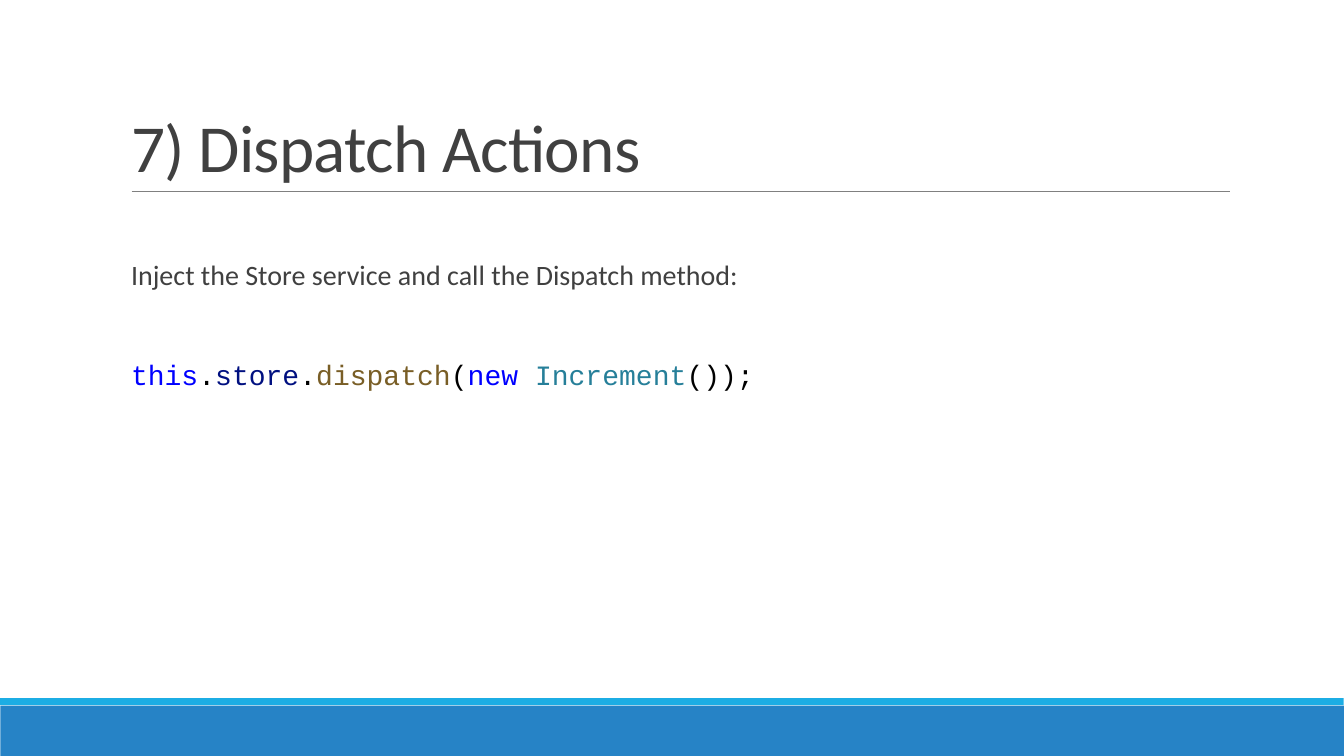
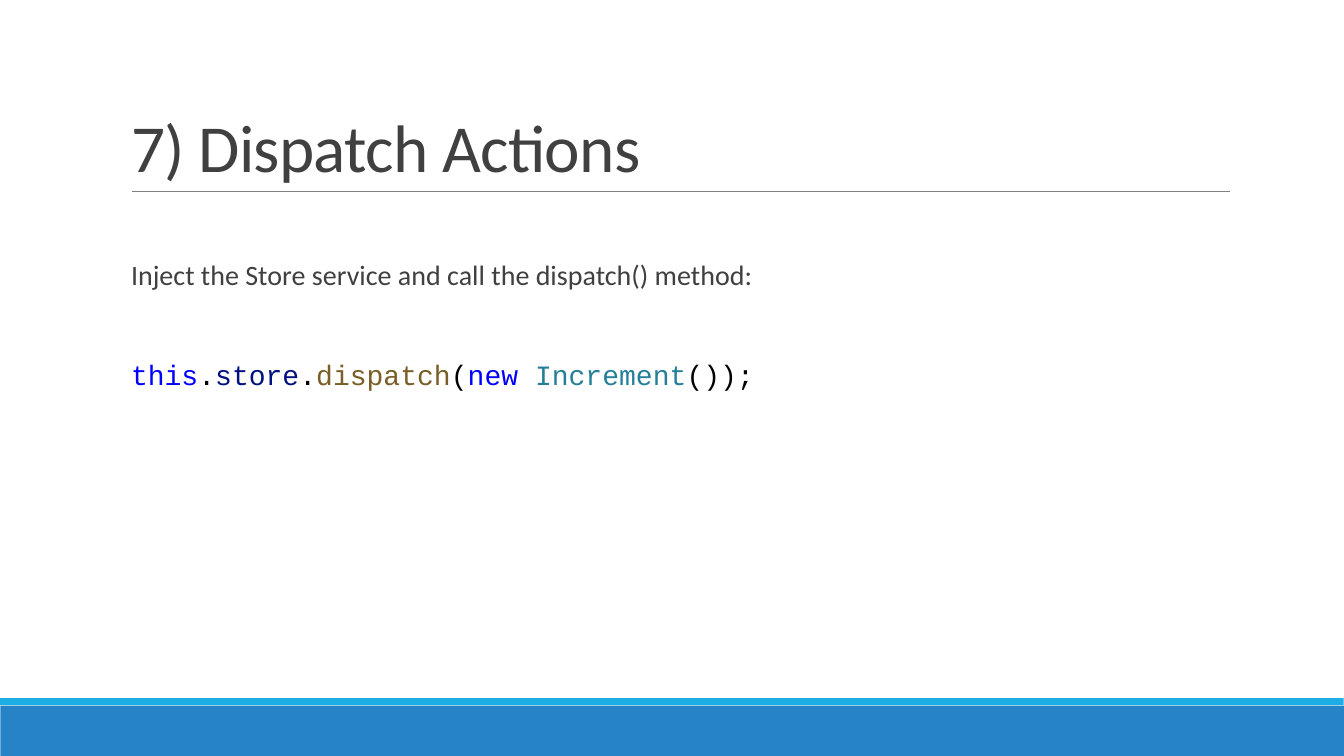
Before and after one commit to AGiorgetti/ngrx101, a slide deck: slide 19 of ReactiveProgramming_ngrx.pptx. Drawn at 1344x756 pixels with LibreOffice and Linux fonts; fonts in the diff are those of the drawing. Boxes give left, top, right and bottom in pixels: in the first picture for what was removed or moved away, otherwise in the second. Text is boxed around its words. In the diff, an @@ line names an element or a change of style, - is before the commit and + after.

```diff
--- a/ReactiveProgramming_ngrx.pptx
+++ b/ReactiveProgramming_ngrx.pptx
@@ text at box(131, 264, 752, 290): text changed @@
-  Inject the Store service and call the Dispatch method:
+  Inject the Store service and call the dispatch() method:
```
Also in this commit, not shown: 13 other slides changed, 8 other files.
